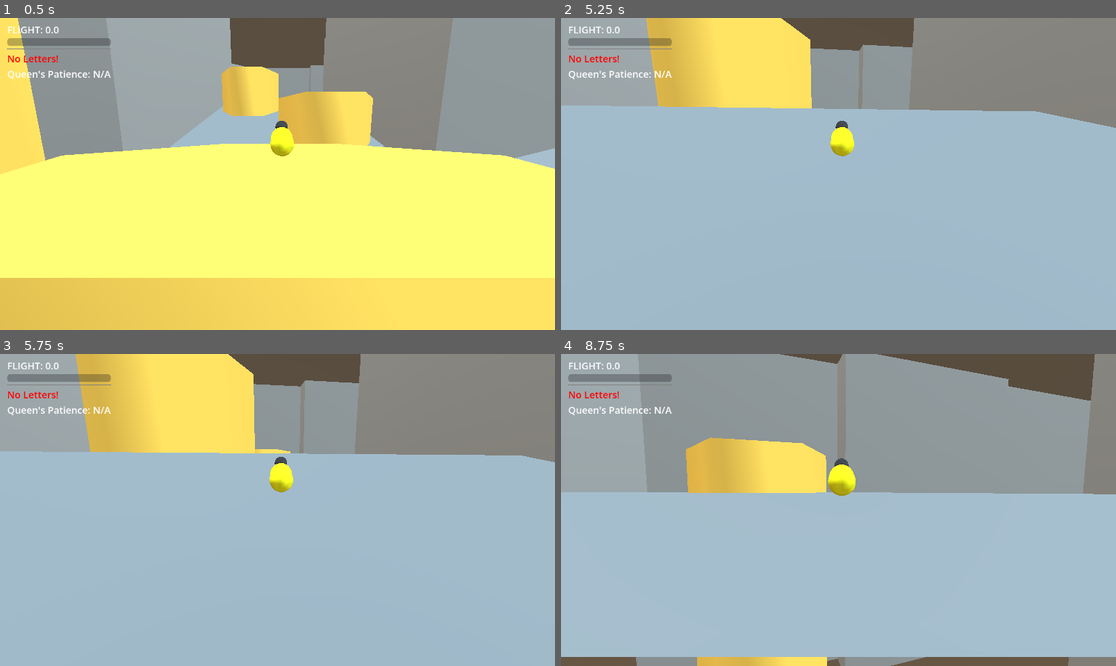
Above: before the commit, frames 1-4 (two rows, left to right).
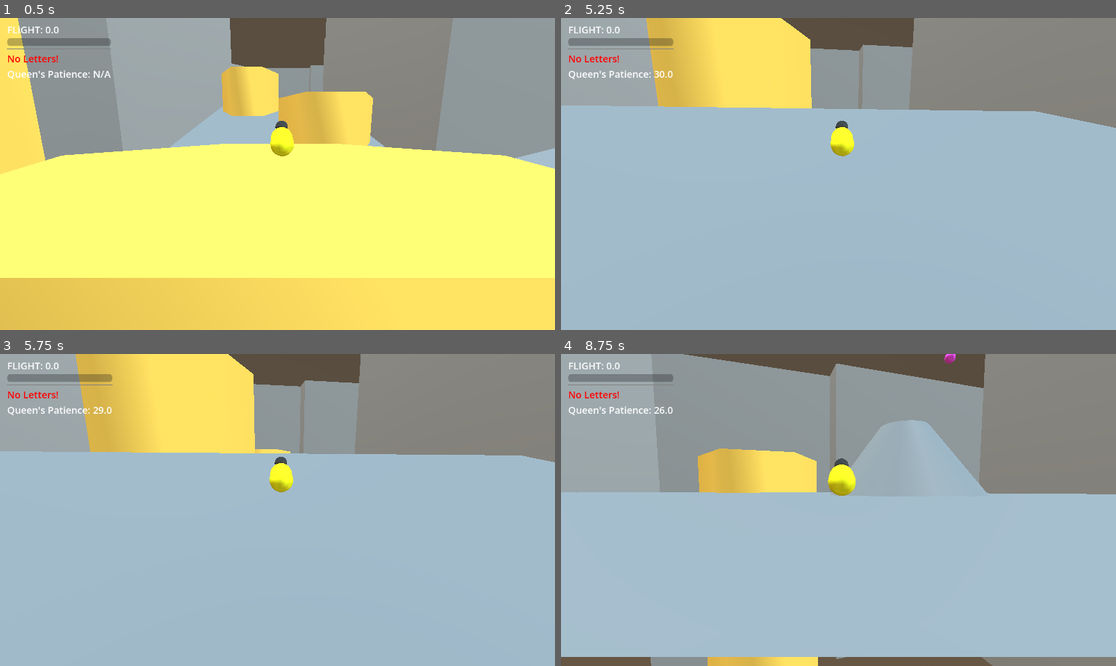
Above: after the commit, the same moments.

Repository: GunterJr/game-jam-feb
Game: Godot game, scene res://scenes/areas/new - zone.tscn
Same seed, same stepped clock (60 frames per second), same inputs: the game is played once before the commit and once after it. This scene is started directly instead of the project's main scene.
Inputs (mouse positions are in pixels of both pictures, inside the frame that each line leads up to):
- Up to frame 1 (0.5 s): no input
- Up to frame 2 (5.25 s): tap Enter (ui_accept) at 0.5 s; move the mouse to (866, 174) at 0.52 s; hold W (forward) from 0.53 s (still down); tap Shift (dash) every 0.75 s from 0.6 to 5.1 s; click (866, 174) at 0.67 s; tap Space (jump) at 0.77, 1.52, 3.02, 3.77, 4.52 s; move the mouse to (810, 174) at 1.27 s; move the mouse to (849, 167) at 2.02 s; move the mouse to (832, 180) at 2.77 s; click (832, 180) at 2.92 s; move the mouse to (877, 177) at 3.52 s; move the mouse to (794, 170) at 4.27 s; move the mouse to (844, 174) at 5.02 s; click (844, 174) at 5.17 s
- Up to frame 3 (5.75 s): keep holding W (forward)
- Up to frame 4 (8.75 s): move the mouse to (816, 503) at 5.77 s; release W (forward) at 5.78 s; hold D (right) 5.78-6.53 s; tap Shift (dash) every 0.75 s from 5.85 to 8.1 s; tap Space (jump) at 6.02, 6.77, 7.52 s; move the mouse to (866, 510) at 6.52 s; hold W (forward) from 6.53 s (still down); move the mouse to (810, 510) at 7.27 s; click (810, 510) at 7.42 s; move the mouse to (849, 503) at 8.02 s

Frame 1 is identical in both runs. In frame 2, less than 0.1% of the frame differs, in the area x 16-21%, y 6-20%; in frame 3, less than 0.1%; in frame 4, 17%, in the area x 2-97%, y 0-100%.

Commit message:
Add honey ball spawners to new zone, new letters
FIX: Honey ball spawners now correctly instantiate honey balls

Diff:
--- a/scenes/areas/new - zone.tscn
+++ b/scenes/areas/new - zone.tscn
@@ -1,6 +1,8 @@
 [gd_scene format=3 uid="uid://dyxfogpwa0oa4"]
 
 [ext_resource type="PackedScene" uid="uid://b3lnfnn3odxmx" path="res://scenes/actors/benson.tscn" id="1_sw1u0"]
+[ext_resource type="PackedScene" uid="uid://c7rwuc6ols6vy" path="res://scenes/objects/actor-spawn.tscn" id="2_6o2de"]
+[ext_resource type="PackedScene" uid="uid://dyio6jn7ky8op" path="res://scenes/objects/honey-ball-spawner.tscn" id="3_u4nlr"]
 
 [sub_resource type="ProceduralSkyMaterial" id="ProceduralSkyMaterial_sw1u0"]
 
@@ -283,6 +285,42 @@
 sides = 6
 material = SubResource("StandardMaterial3D_sw1u0")
 
+[node name="ActorSpawn" parent="MainHall" unique_id=2091310828 instance=ExtResource("2_6o2de")]
+transform = Transform3D(1, 0, 0, 0, 1, 0, 0, 0, 1, -52.172558, -0.5108056, -38.580124)
+
+[node name="ActorSpawn2" parent="MainHall" unique_id=213115420 instance=ExtResource("2_6o2de")]
+transform = Transform3D(1, 0, 0, 0, 1, 0, 0, 0, 1, 14.618229, 4.7199802, -1.9622426)
+
+[node name="ActorSpawn3" parent="MainHall" unique_id=2090204867 instance=ExtResource("2_6o2de")]
+transform = Transform3D(1, 0, 0, 0, 1, 0, 0, 0, 1, 2.9656591, 6.489192, 27.93919)
+
+[node name="ActorSpawn4" parent="MainHall" unique_id=1722726823 instance=ExtResource("2_6o2de")]
+transform = Transform3D(1, 0, 0, 0, 1, 0, 0, 0, 1, -50.143997, 4.2991824, 0.0014576912)
+
+[node name="HoneyBallSpawner" parent="MainHall" unique_id=1245691608 instance=ExtResource("3_u4nlr")]
+transform = Transform3D(1, 0, 0, 0, 1, 0, 0, 0, 1, -11.623446, 0.12414603, 39.407646)
+
+[node name="HoneyBallSpawner2" parent="MainHall" unique_id=111309617 instance=ExtResource("3_u4nlr")]
+transform = Transform3D(1, 0, 0, 0, 1, 0, 0, 0, 1, -5.446418, 2.6646848, -31.053896)
+
+[node name="HoneyBallSpawner3" parent="MainHall" unique_id=633534475 instance=ExtResource("3_u4nlr")]
+transform = Transform3D(1, 0, 0, 0, 1, 0, 0, 0, 1, 30.291813, 2.6646922, 3.4044466)
+
+[node name="HoneyBallSpawner4" parent="MainHall" unique_id=620018098 instance=ExtResource("3_u4nlr")]
+transform = Transform3D(1, 0, 0, 0, 1, 0, 0, 0, 1, -2.7633975, 2.6646838, 30.067148)
+
+[node name="HoneyBallSpawner5" parent="MainHall" unique_id=377362435 instance=ExtResource("3_u4nlr")]
+transform = Transform3D(1, 0, 0, 0, 1, 0, 0, 0, 1, 19.038425, 2.6646843, 28.422081)
+
+[node name="HoneyBallSpawner6" parent="MainHall" unique_id=345687226 instance=ExtResource("3_u4nlr")]
+transform = Transform3D(1, 0, 0, 0, 1, 0, 0, 0, 1, -25.839357, 2.6508956, 14.664796)
+
+[node name="HoneyBallSpawner7" parent="MainHall" unique_id=67636920 instance=ExtResource("3_u4nlr")]
+transform = Transform3D(1, 0, 0, 0, 1, 0, 0, 0, 1, -56.336235, -3.3353093, -35.663807)
+
+[node name="HoneyBallSpawner8" parent="MainHall" unique_id=1713902584 instance=ExtResource("3_u4nlr")]
+transform = Transform3D(1, 0, 0, 0, 1, 0, 0, 0, 1, -38.827663, 0.30210173, -33.526447)
+
 [node name="MainHallFloor" type="CSGCombiner3D" parent="." unique_id=2141556054]
 use_collision = true
 
@@ -503,3 +541,30 @@
 [node name="CSGBox3D" type="CSGBox3D" parent="." unique_id=809376225]
 transform = Transform3D(1, 0, 0, 0, 1, 0, 0, 0, 1, -21.5, 18, -6)
 size = Vector3(146, 11, 117)
+
+[node name="ActorSpawn" parent="." unique_id=1641128148 instance=ExtResource("2_6o2de")]
+transform = Transform3D(1, 0, 0, 0, 1, 0, 0, 0, 1, -20.110497, 4.923613, -1.9881868)
+
+[node name="ActorSpawn2" parent="." unique_id=765421462 instance=ExtResource("2_6o2de")]
+transform = Transform3D(1, 0, 0, 0, 1, 0, 0, 0, 1, -26.77042, 0.40775967, 40.05523)
+
+[node name="ActorSpawn3" parent="." unique_id=847180002 instance=ExtResource("2_6o2de")]
+transform = Transform3D(1, 0, 0, 0, 1, 0, 0, 0, 1, -35.80802, 8.407763, 12.151675)
+
+[node name="ActorSpawn4" parent="." unique_id=1679270217 instance=ExtResource("2_6o2de")]
+transform = Transform3D(1, 0, 0, 0, 1, 0, 0, 0, 1, -58.340286, 6.4077606, -19.097155)
+
+[node name="ActorSpawn5" parent="." unique_id=825337913 instance=ExtResource("2_6o2de")]
+transform = Transform3D(1, 0, 0, 0, 1, 0, 0, 0, 1, -34.59714, 3.4077644, -40.4233)
+
+[node name="ActorSpawn6" parent="." unique_id=385502064 instance=ExtResource("2_6o2de")]
+transform = Transform3D(1, 0, 0, 0, 1, 0, 0, 0, 1, 0.054922104, 6.7790685, -36.413307)
+
+[node name="ActorSpawn7" parent="." unique_id=882929118 instance=ExtResource("2_6o2de")]
+transform = Transform3D(1, 0, 0, 0, 1, 0, 0, 0, 1, -2.125327, 0.71997976, -7.864417)
+
+[node name="ActorSpawn8" parent="." unique_id=248186936 instance=ExtResource("2_6o2de")]
+transform = Transform3D(1, 0, 0, 0, 1, 0, 0, 0, 1, 41.541126, 4.7199802, 3.096978)
+
+[node name="ActorSpawn9" parent="." unique_id=114683001 instance=ExtResource("2_6o2de")]
+transform = Transform3D(1, 0, 0, 0, 1, 0, 0, 0, 1, 13.004743, 5.6181636, 30.212597)
--- a/scripts/honey_ball_spawner.gd
+++ b/scripts/honey_ball_spawner.gd
@@ -5,15 +5,16 @@
 
 # Called when the node enters the scene tree for the first time.
 func _ready() -> void:
+	await get_tree().root.ready
 	spawn()
 
 
 func spawn():
 	while spawning:
 		var new_ball = honey_ball.instantiate()
+		get_tree().root.add_child(new_ball)
+		new_ball.position = global_position
 		new_ball.honey_type = new_ball.Type.FLOATER
-		new_ball.position = self.position
-		get_tree().root.add_child.call_deferred(new_ball)
 		await get_tree().create_timer(randf_range(4, 7)).timeout
 		if new_ball:
 			new_ball.queue_free()
--- a/scripts/letter.gd
+++ b/scripts/letter.gd
@@ -10,7 +10,15 @@
 func gen_contents() -> void:
 	match quality:
 		0:
-			contents = "My queen,\nI cannot contain my excitement anymore!\n
-						I love the way you snore in your sleep; I adore your\n
-						stubby, puny wings! Please marry me right away!"
+			contents = "My queen, I cannot contain my excitement anymore! I love the way you snore in your sleep; I adore your stubby, puny wings! Please marry me right away!"
+		1:
+			contents = "Dearest queen, this nectar has got me wondering if you will be a busy bee tonight?"
+		2:
+			contents = "My queen, I know you have seen me working around the pollen fields, why will you not talk to me? My wings buzz for you..."
+		3:
+			contents = "3"
+		4:
+			contents ="4"
+		5:
+			contents = "Dear queen,\nYour crown glistens in the amber light of the hive,\nand as your antennae sway in the wind like stalks of wheat,\nyour commanding gaze pierces through my heart."
 		_: 	contents = "My queen,\nHow did we get here?"
